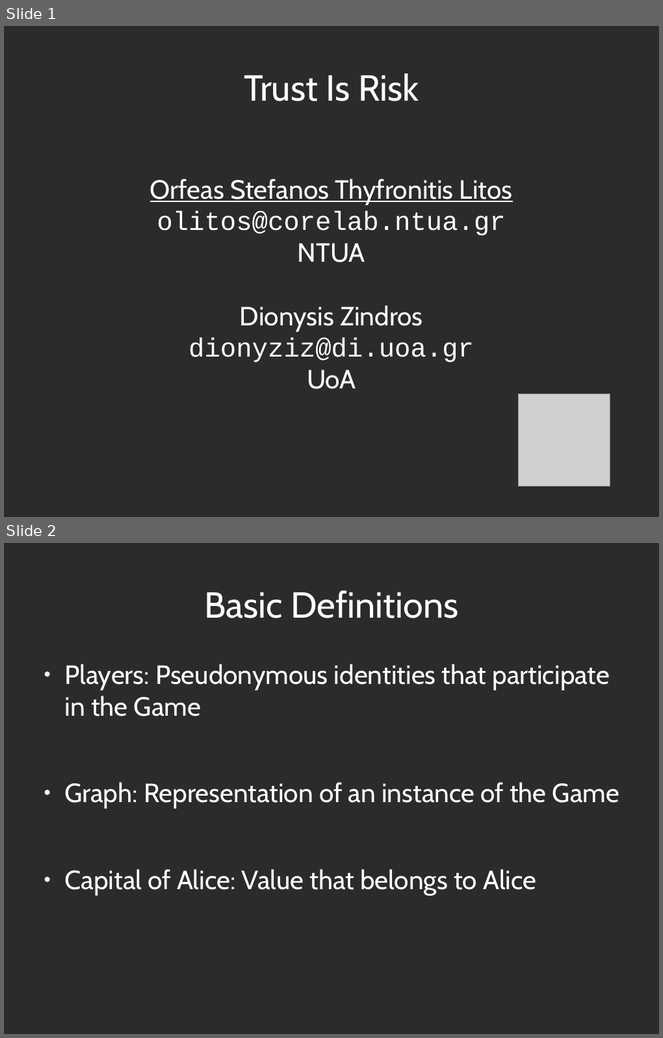
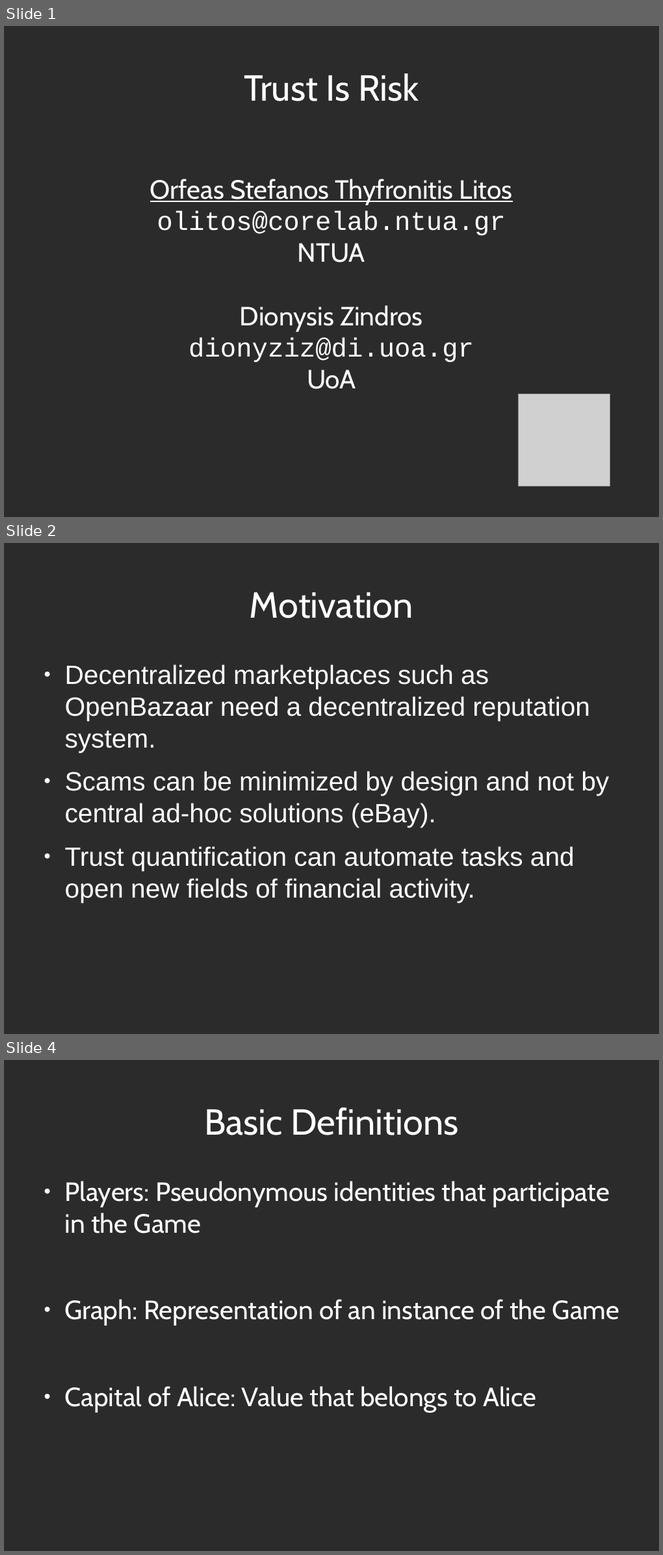
Before and after one commit to decrypto-org/TrustIsRisk, a slide deck: presentations/AtheCrypt10-1-2017/AtheCrypt10-1-2017.odp. Shown one above the other, each under a label of ours: slides 1 and 2 before the commit, slides 1, 2 and 4 after it; the slides between them are not shown. The pictures are 663x1038 and 663x1555 pixels, drawn with LibreOffice and Linux fonts; fonts in the diff are those of the drawing; grey boxes stand for pictures; background and template pictures are left out; a plain dark background stands for a picture behind light text. Boxes give left, top, right and bottom in pixels: in the first picture for what was removed or moved away, otherwise in the second. Text is boxed around its words. In the diff, an @@ line names an element or a change of style, - is before the commit and + after.

Commit message:
add motivation and contribution slides

```diff
--- a/presentations/AtheCrypt10-1-2017/AtheCrypt10-1-2017.odp
+++ b/presentations/AtheCrypt10-1-2017/AtheCrypt10-1-2017.odp
@@ slide 2 added at box(4, 543, 659, 1034), background picture (left out) @@
@@ title added at box(250, 592, 414, 618), 44 pt, text #FFFFFF @@
+Motivation
@@ text added at box(65, 665, 609, 902), 32 pt, text #FFFFFF @@
+● Decentralized marketplaces such as OpenBazaar need a decentralized reputation system.
+● Scams can be minimized by design and not by central ad-hoc solutions (eBay).
+● Trust quantification can automate tasks and open new fields of financial activity.
@@ what was slide 2 is now slide 4 @@
```
Also in this commit, not shown: 1 other slide added.
